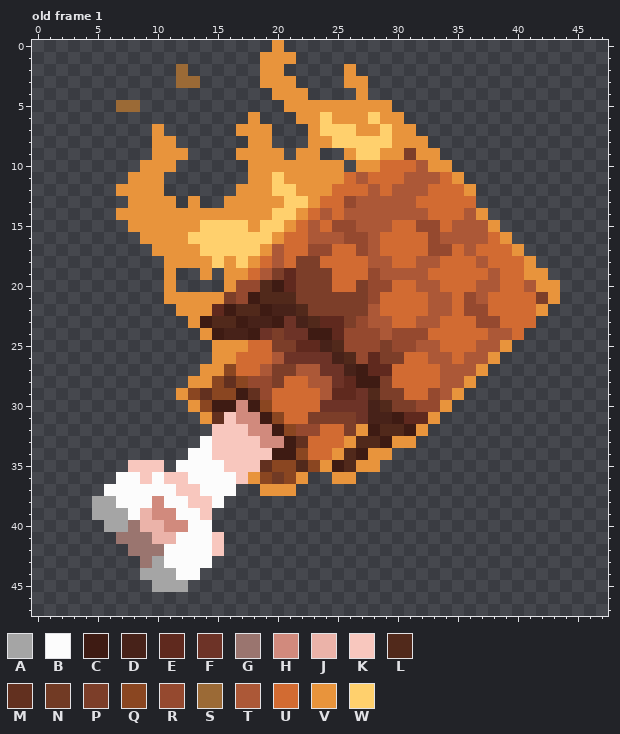
Animated GIF sprite, stored at site/img/mcc/cos/accessories/ChickenWingHot.gif. This is how it looked before the edit.
The file is 48x48 pixels. Colours within 5 levels of each other are drawn and written as one. Shown: old frame 1. The commit also changed other frames, which this record leaves out.
Palette (. is transparent): A #a5a5a5  B #fcfcfc  C #3e1b13  D #472219  E #5f291e  F #6d3327  G #9a756f  H #d18a7d  J #ebb3a9  K #f8c7be  L #51291b  M #62301f  N #713a24  P #7c3e29  Q #8a4621  R #95492f  S #9b6a36  T #ac5837  U #d26b32  V #e8943c  W #ffd06d
Pixels before, old frame 1, first column x 5:
 0 ...............V.......................
 1 ..............VVV......................
 2 .......S......VV.....V.................
 3 .......SS.....VVV....VV................
 4 ...............VVV....V................
 5 ..SS............VVVVVVVVV..............
 6 .............V...VVWVVVWVV.............
 7 .....V......VVV...VWWWVVWVV............
 8 .....VV......VV...VVWWWWWVVV...........
 9 .....VVV....VVVV.VV..VWWVVPVV..........
10 ....VVV......VVVVVVVV.VVUUUTVV.........
11 ...VVV.......VVWVVVVVUTUUUTTTUV........
12 ..VVVV......VVVWWVVVUUUTUTTTUUUV.......
13 ...VVVV.V..VVVVVWWVUURTTTTTUUUUU.......
14 ..VVVVVVVVVVVVVWWVUTUTTTTTTTUUUTV......
15 ...VVVVVVWWWWVWWVUTURRTTTUURRUTTTV.....
16 ....VVVVWWWWWWWVUUTTTRRTUUUURTTTTUV....
17 .....VVVVWWWWWVTUURRUURTUUUURRUTUUUV...
18 ......VVVVWVWVUTUPPUUUUTTUUTTUUUTUUUV..
19 ......V..V.VVUTPEPPPUUURTTTTUUUUUTUUVV.
20 ......V....VRRLCEPPPUUPRRUUTTUUUTTUUTVV
21 ......VVVVVPRCLLLPPPPPPRUUUUTTURTUUUUPV
22 .......VVVECLLCDDLPPPPPTUUUUTTURRUUUUV.
23 ........VCLLCDDCFDLEEPRTTUUTTUUURRUUU..
24 .........VCDDCFPFFCCERRRTRRRUUUUUTTU...
25 ..........VVVUUPPEEDLRRRPRRTTUUUTTV....
26 ..........VVUUUTFFFFDLREPPUUTTUTTV.....
27 .........VVQUUTPPTTFFDCEEUUUUTTTV......
28 ........VVQMQRRPUUTTFECCPUUUUTTV.......
29 .......VQMQQCMRUUUUTEEFLPPUURTV........
30 ........VQCCHCQUUUUFFFFDLPPRRV.........
31 .........VMKHHCQUUPPPPFDDCEEV..........
32 ..........KKKHHCQRRUUPVCLLCV...........
33 .........BKKKKHHCMUUUVLLCVV............
34 ........BBKKKKKCCQUUVLCVV..............
35 ...KKK.BBBBKKKMQQLQVCLVV...............
36 ..BBKBKKBBBBKVQNQV..VV.................
37 .BBBBBBKKBBB..VVV......................
38 AABBBHBBKKB............................
39 AAABJHHBBK.............................
40 .AAGJJHHBB.............................
41 ..GGGJJBBBK............................
42 ...GGGBBBBK............................
43 ....GABBBB.............................
44 ....AAABB..............................
45 .....AAA...............................
And afterwards:
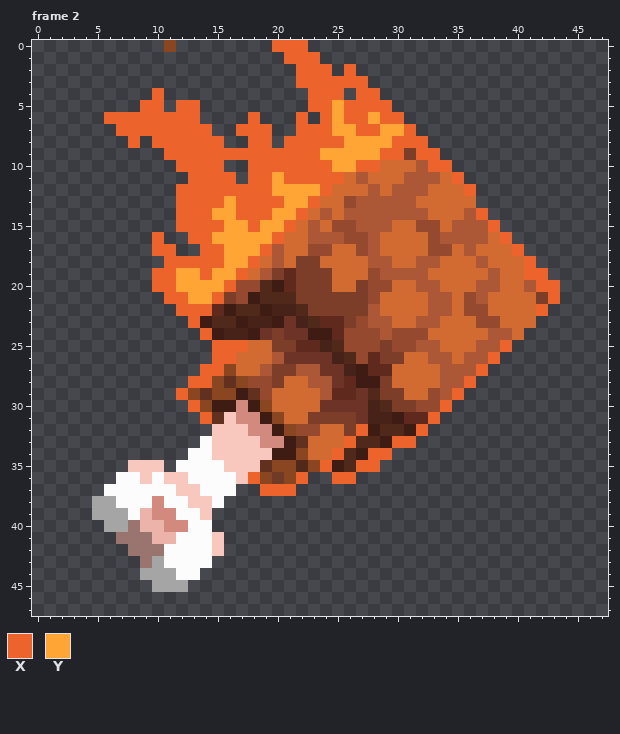
Colours new in this view: X #ec642b  Y #ffa536
A new or re-ordered frame is compared with the old frame closest to it.
Change:
frames 1 -> 4
Changed rows in their new state; - is an unchanged pixel.
Frame 2 is new; against old frame 1:
first column x 6:
 0 -----Q--------XXX---------------------
 1 -------------..XXX--------------------
 2 ------.------..-XXX-X-----------------
 3 ------..-----...XXXXXX----------------
 4 ----X---------...XXX-XX---------------
 5 -..XX-XX-------..XXYXXXX--------------
 6 XXXXXXXX----X---X.XYXXYXX-------------
 7 -XXXXXXXX--XXX--XXXYYXXYYX------------
 8 --X-XXXXXX--XX-XXXXXYYYYXXX-----------
 9 ----.XXXXXXXXXXXXXYYYYYXX-XX----------
10 ---...XXXX--XXXXXXXYYXX----XX---------
11 --...--XXXX-XXYXXXXX---------X--------
12 -....-XXXXXXXXYYYYX-----------X-------
13 --....XXXXYXXXXYYX--------------------
14 -.....XXXYYXXXYYX--------------X------
15 --....XXXXYYXYYX----------------X-----
16 ---.X..XXYYYYYX------------------X----
17 ----XX..XXYYYX--------------------X---
18 -----XXXXXYYX----------------------X--
19 ----XXYYXYYX-----------------------XX-
20 ----XXYYYYX-------------------------XX
21 -----XXYYX---------------------------X
22 ------XXX---------------------------X-
23 -------X------------------------------
24 --------X-----------------------------
25 ---------XXX---------------------X----
26 ---------XX---------------------X-----
27 --------XX---------------------X------
28 -------XX---------------------X-------
29 ------X----------------------X--------
30 -------X--------------------X---------
31 --------X------------------X----------
32 ---------------------X----X-----------
33 --------------------X---XX------------
34 -------------------X--XX--------------
35 ------------------X--XX---------------
36 ------------X---X--XX-----------------
37 -------------XXX----------------------
